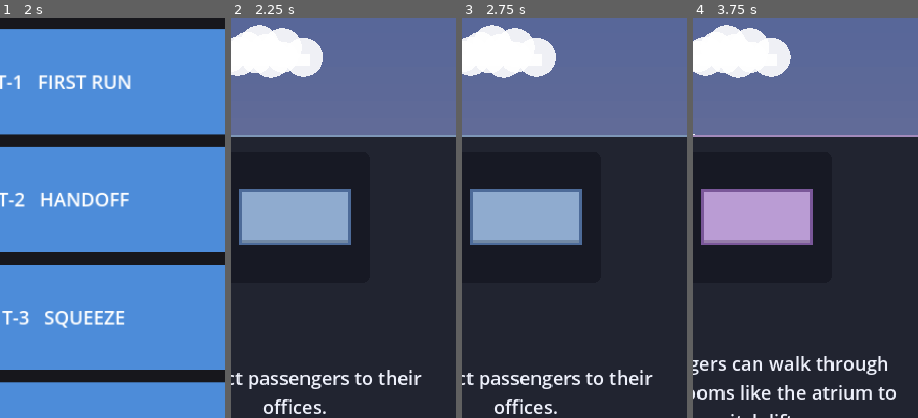
Above: before the commit, frames 1-4 (left to right).
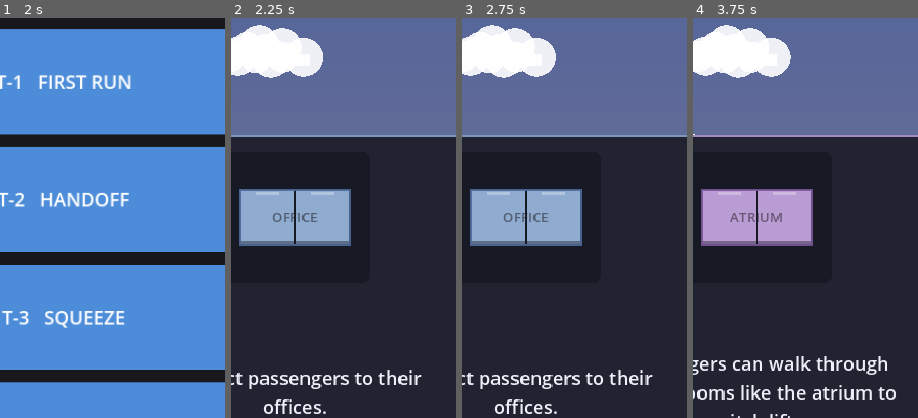
Above: after the commit, the same moments.

Repository: AlexEltonPym/elevator_game
Game: Godot game, scene res://scenes/v5_select.tscn
Same seed, same stepped clock (60 frames per second), same inputs: the game is played once before the commit and once after it.
Inputs (mouse positions are % of the whole screen's width and height, from its top left):
- Up to frame 1 (2 s): click (92, 5) at 0.52 s; click (8, 5) at 1.27 s
- Up to frame 2 (2.25 s): click "T-1 FIRST RUN" at 2 s
- Up to frame 3 (2.75 s): no input
- Up to frame 4 (3.75 s): click "LEVELS" at 2.75 s; click "T-2 HANDOFF" at 3.5 s
The pictures show only the part of the screen within x 36-86%, y 9-59%; the shares and areas given below are measured in that part.

Frame 1 is identical in both runs. In frame 2, 1.2% of the frame differs, in the area x 3-54%, y 43-57%; in frame 3, 1.2%; in frame 4, 1.2%.

Commit message:
Intro emblems: reproduce Grid5._draw_room exactly
The concept mini-room now draws like the board: a 2-cell body with per-cell floor
slab + skylight strip, the real furniture pushed to ONE side (opposite the dock,
bottom-aligned at ART_K), a square type-colour outline, and the faint centred
TYPE LABEL ("OFFICE"/"ATRIUM") in the same fallback font/size/colour as
_draw_room. Matches the actual office/atrium rooms on the board.

Co-Authored-By: Claude Opus 4.8 <noreply@anthropic.com>

Diff:
--- a/scripts/v5/intro_card5.gd
+++ b/scripts/v5/intro_card5.gd
@@ -129,27 +129,42 @@
 ## PixelSpaces furniture inside, a landing door on the dock side — so it reads like the room
 ## the player will actually see on the board (colour + shape + furniture, like Grid5._draw_room).
 ## Type-less concepts (the finale "$") fall back to a plain coloured plate + label.
+## Reproduces Grid5._draw_room for a 2-cell room: square cells with a floor slab + skylight,
+## the real furniture pushed to ONE side (opposite the dock, as on the board), a square outline
+## in the type colour, and the faint centred TYPE LABEL ("OFFICE"/"ATRIUM") in the same font —
+## so the emblem reads exactly like the room the player meets on the board.
 func _draw_emblem(r: Rect2) -> void:
 	if _room_type == "":
 		_draw_plate(r); return
 	var style: Dictionary = Grid5.ROOM_STYLE[_room_type]
 	var bg: Color = style.bg
 	var line: Color = style.line
-	# A 2-cell room drawn at the GAME's scale (one emblem cell = `cell`, sprites at ART_K so
-	# native ratios match the board — the flower stays small, the bookshelf bigger).
-	var cell := 88.0
-	var k: float = Grid5.ART_K * cell / Grid5.CELL
+	var cell: float = Grid5.CELL * 0.98                    # one board cell (near-native scale)
+	var k: float = Grid5.ART_K * cell / Grid5.CELL         # furniture at the board's ART_K ratio
 	var rw := cell * 2.0
 	var c := r.get_center()
 	var room := Rect2(c.x - rw / 2.0, c.y - cell / 2.0, rw, cell)
-	var floor_y := room.end.y - 7.0
-	_panel(room, bg, 10.0)                                                # room body (authoritative colour)
-	draw_rect(Rect2(room.position.x, floor_y, room.size.x, 7.0), bg.darkened(0.20))   # floor band
-	_panel(room, line, 10.0, false, 4.0)                                  # outline
-	# The room's real furniture (office bookshelf / atrium flora), centred, bottom-aligned.
+	# Body: two square cells, each with a floor slab (bottom) and a skylight strip (top).
+	for i in 2:
+		var cr := Rect2(room.position.x + i * cell, room.position.y, cell, cell).grow(-1.0)
+		draw_rect(cr, bg)
+		draw_rect(Rect2(cr.position + Vector2(0.0, cr.size.y - 6.0), Vector2(cr.size.x, 6.0)),
+				bg.darkened(0.35))                          # floor slab
+		draw_rect(Rect2(cr.position + Vector2(cr.size.x * 0.28, 3.0), Vector2(cr.size.x * 0.44, 5.0)),
+				bg.lightened(0.30))                         # skylight
+	# Furniture pushed to the RIGHT (opposite a left-side dock), bottom-aligned — as on the board.
 	if _furn != null:
-		var fsz := Vector2(_furn.get_width(), _furn.get_height()) * k
-		draw_texture_rect(_furn, Rect2(Vector2(c.x - fsz.x / 2.0, floor_y - fsz.y), fsz), false)
+		var fw := _furn.get_width() * k
+		var fh := _furn.get_height() * k
+		var floor_y := room.end.y - 1.0
+		draw_texture_rect(_furn, Rect2(Vector2(room.end.x - 6.0 - fw, floor_y - 6.0 - fh),
+				Vector2(fw, fh)), false)
+	# Square outline around the whole footprint (type colour).
+	draw_rect(room, Color(line, 0.9), false, 3.0)
+	# Faint centred TYPE LABEL, same fallback font/size/colour as Grid5._draw_room.
+	draw_string(ThemeDB.fallback_font, room.position + Vector2(0.0, room.size.y * 0.5 + 8.0),
+			_room_type.to_upper(), HORIZONTAL_ALIGNMENT_CENTER, room.size.x, 22,
+			Color(0.12, 0.12, 0.14, 0.55))
 
 
 ## A plain coloured plate + centred label — the fallback emblem for a type-less concept
